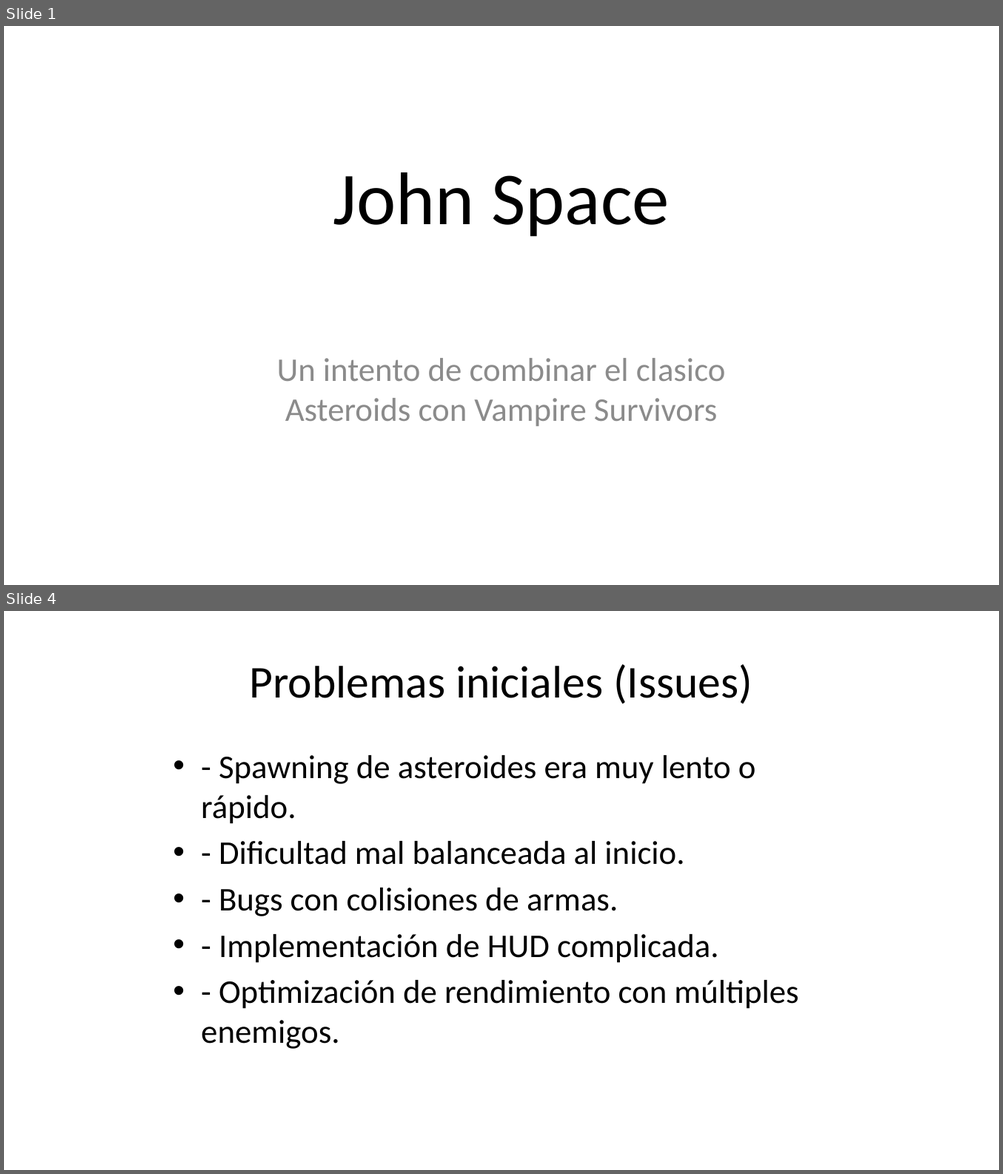
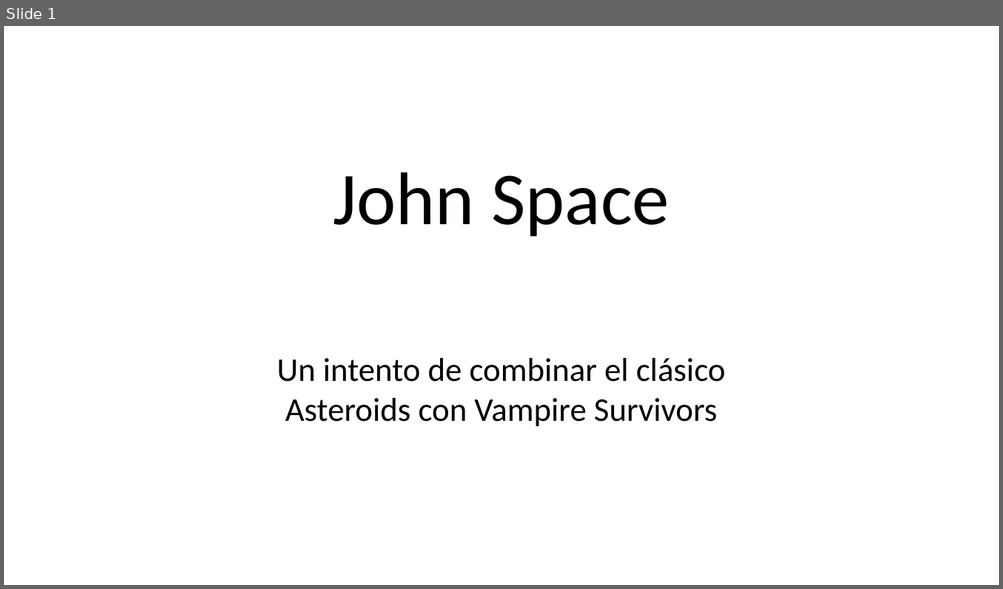
Before and after one commit to AdriCabado/John_Space, a slide deck: John_Space_Presentacion.odp. Shown one above the other, each under a label of ours: slides 1 and 4 before the commit, slide 1 after it; the slides between them are not shown. The pictures are 1003x1174 and 1003x589 pixels, drawn with LibreOffice and Linux fonts; fonts in the diff are those of the drawing. Boxes give left, top, right and bottom in pixels: in the first picture for what was removed or moved away, otherwise in the second. Text is boxed around its words. In the diff, an @@ line names an element or a change of style, - is before the commit and + after.

```diff
--- a/John_Space_Presentacion.odp
+++ b/John_Space_Presentacion.odp
@@ slide 4 removed at [4,611,999,1170], background #FFFFFF @@
@@ title removed at [250,664,752,704] @@
-Problemas iniciales (Issues)
@@ text removed at [201,755,798,1049] @@
-• - Spawning de asteroides era muy lento o rápido.
-• - Dificultad mal balanceada al inicio.
-• - Bugs con colisiones de armas.
-• - Implementación de HUD complicada.
-• - Optimización de rendimiento con múltiples enemigos.
@@ slide 1 changed as well @@
@@ subtitle at [277,358,726,427]: text changed; text colour #8C8C8C to #000000 @@
-Un intento de combinar el clasico Asteroids con Vampire Survivors
+Un intento de combinar el clásico Asteroids con Vampire Survivors
```
Also in this commit, not shown: 1 other slide changed, 6 slides added, 4 other slides removed.
